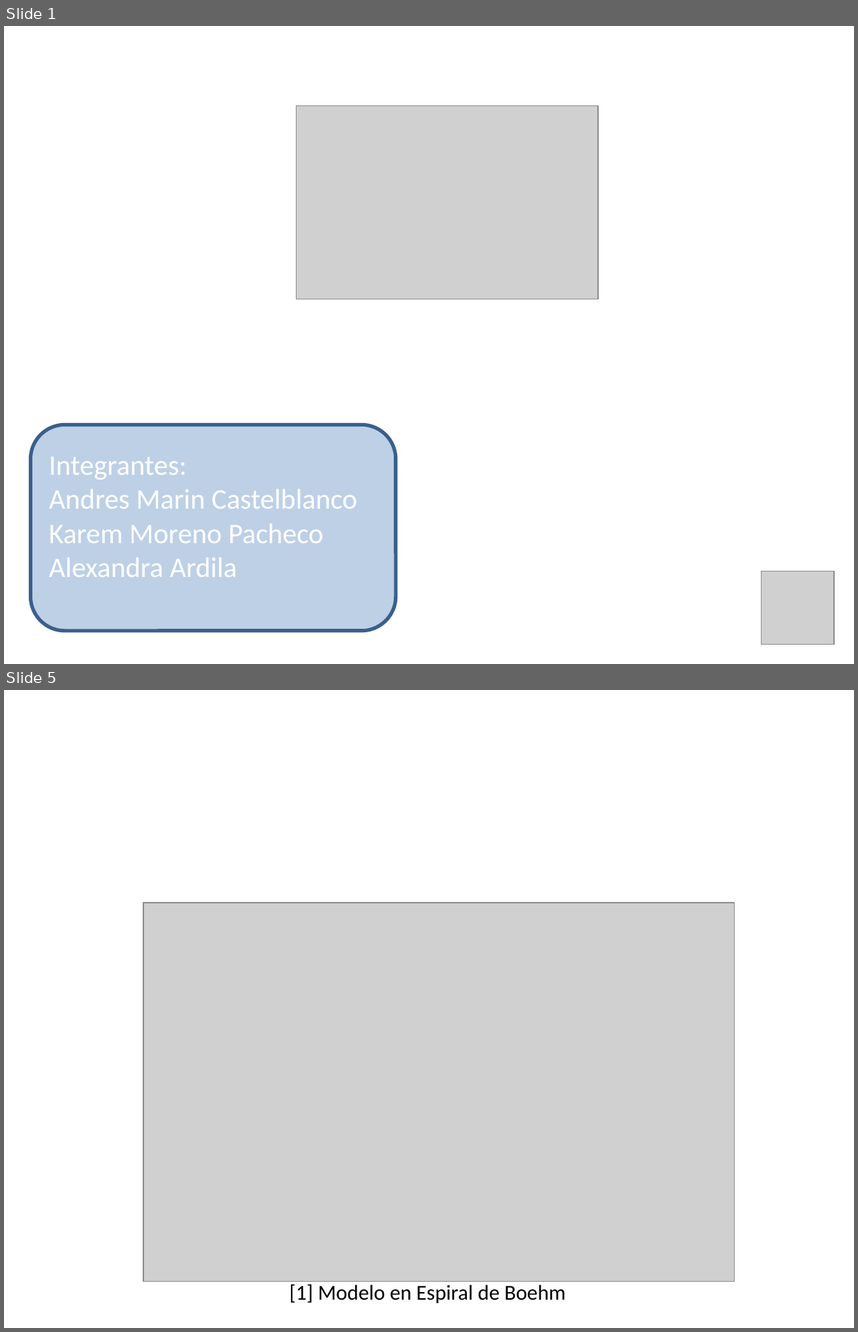
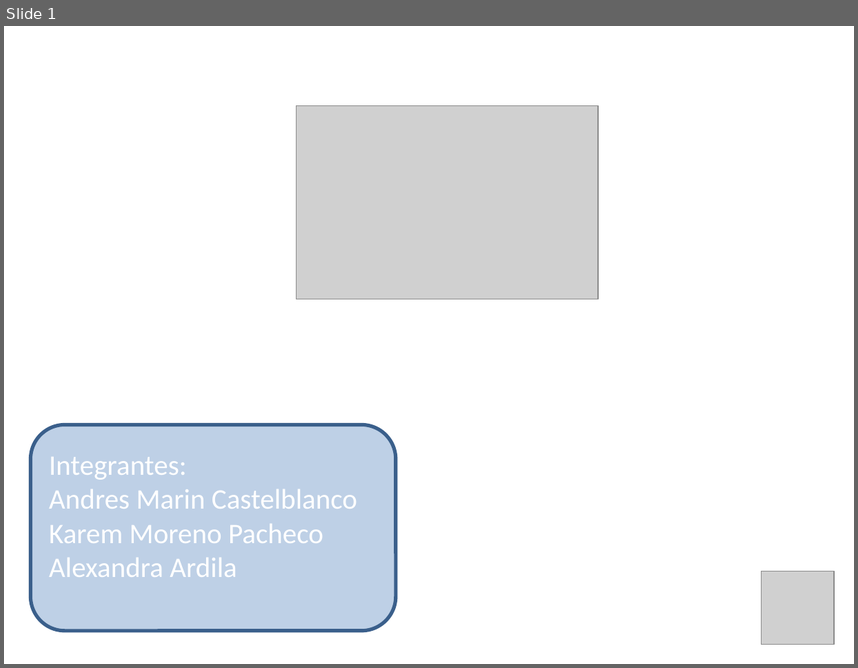
Before and after one commit to gtjemwa/ka2-proyect, a slide deck: Presentación Skysolution entrega 1.pptx. Shown one above the other, each under a label of ours: slides 1 and 5 before the commit, slide 1 after it; the slides between them are not shown. The pictures are 858x1332 and 858x668 pixels, drawn with LibreOffice and Linux fonts; fonts in the diff are those of the drawing; grey boxes stand for pictures; background and template pictures are left out. Boxes give left, top, right and bottom in pixels: in the first picture for what was removed or moved away, otherwise in the second. Text is boxed around its words. In the diff, an @@ line names an element or a change of style, - is before the commit and + after.

```diff
--- a/Presentación Skysolution entrega 1.pptx
+++ b/Presentación Skysolution entrega 1.pptx
@@ slide 5 removed at <box>4,690,854,1328</box>, background picture (left out) @@
@@ picture removed at <box>143,903,734,1281</box> @@
@@ text removed at <box>290,1283,566,1303</box> @@
-[1] Modelo en Espiral de Boehm
```
Also in this commit, not shown: 2 slides changed, 11 slides added, 5 other slides removed, 3 other files.
